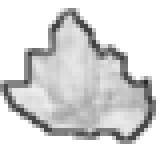
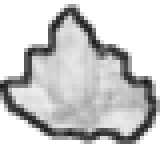
Comparing the layer stacks of the two 160x160 images. Changes:
painted on "outline" over [0,4,160,144]
